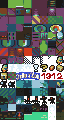
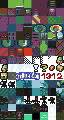
The second 64x120 image is a revision of the first. Changes to its layers:
painted on "Ebene 5" over bbox(32, 112, 40, 120)
